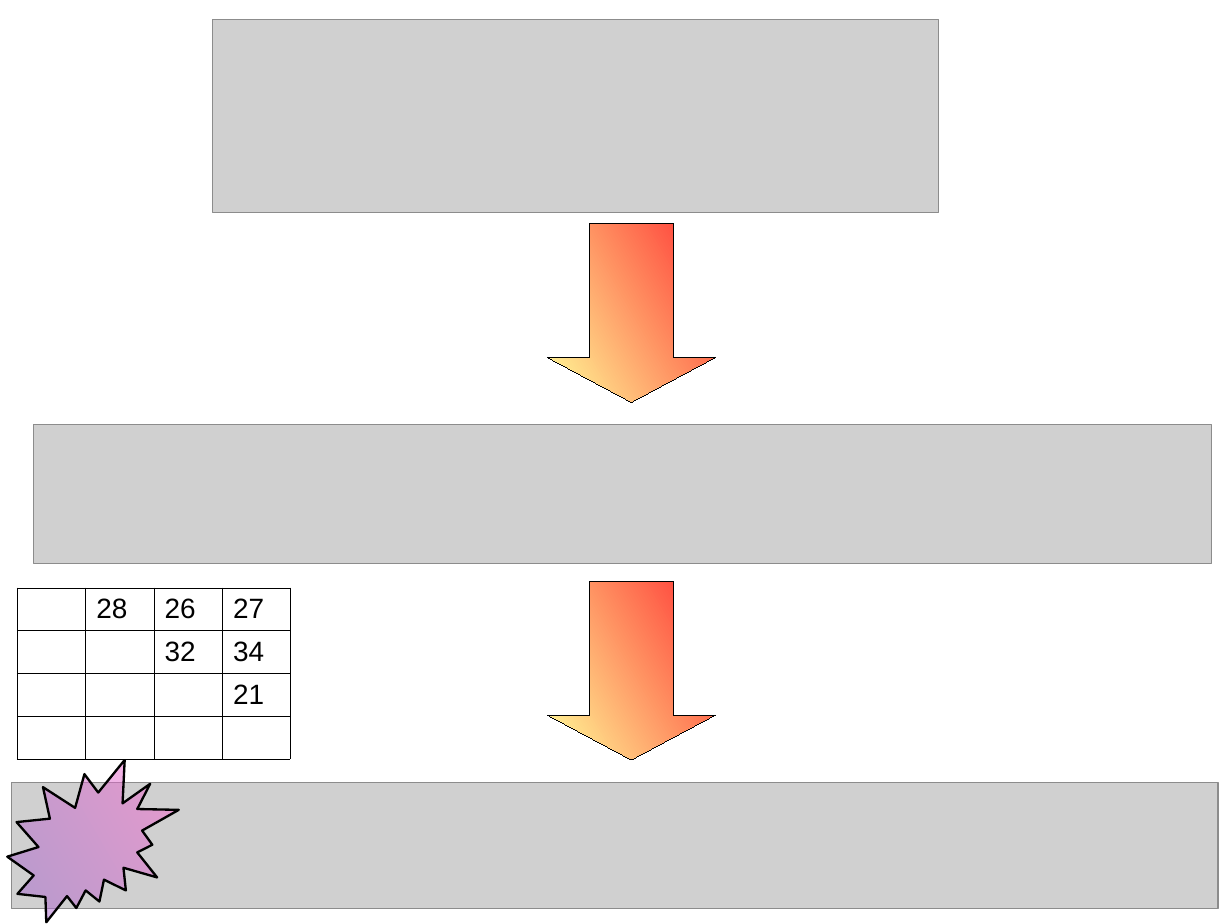
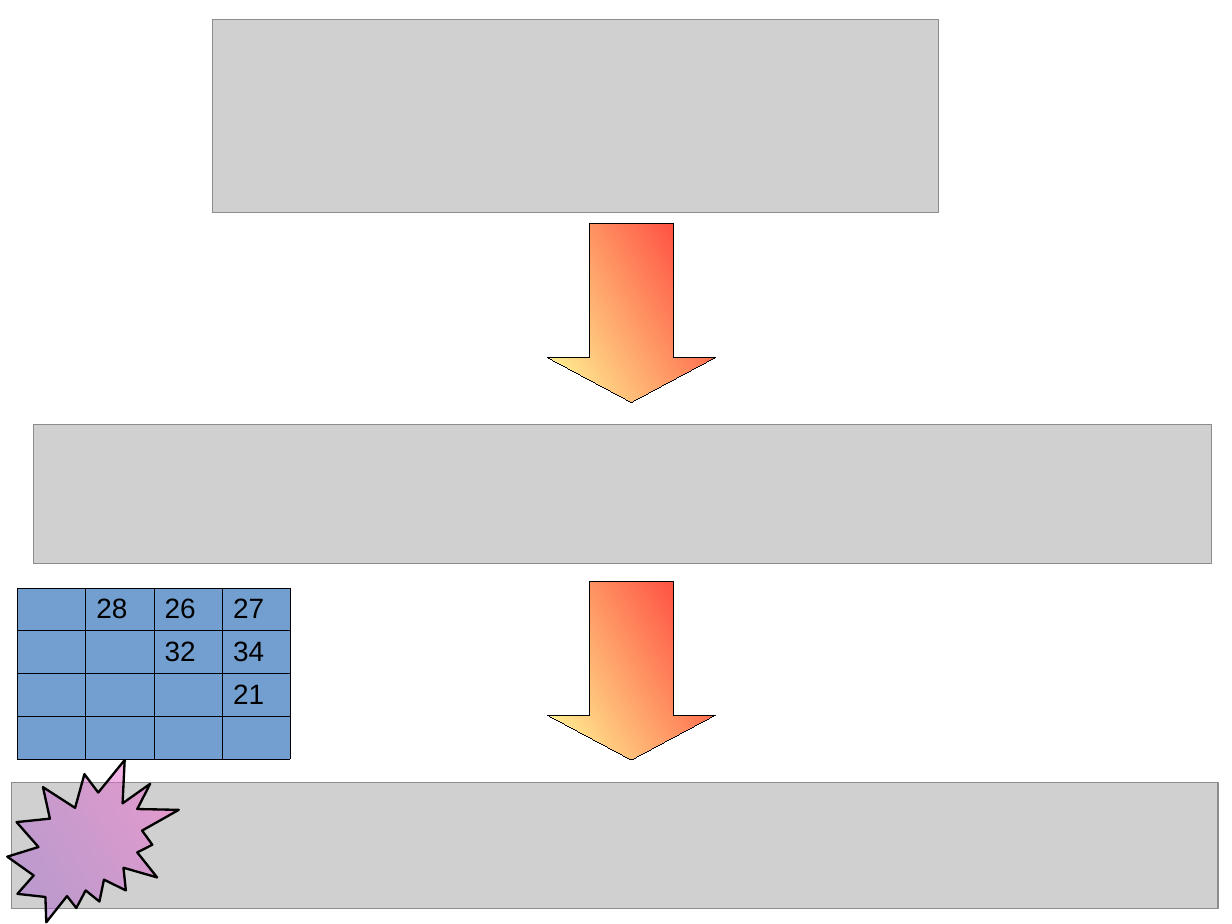
Before and after one commit to richelbilderbeek/tece_logo, a slide deck: slide 11 of presentation.odp. Drawn at 1232x924 pixels with LibreOffice and Linux fonts; fonts in the diff are those of the drawing; grey boxes stand for pictures. Boxes give left, top, right and bottom in pixels: in the first picture for what was removed or moved away, otherwise in the second. Text is boxed around its words. In the diff, an @@ line names an element or a change of style, - is before the commit and + after.

```diff
--- a/presentation.odp
+++ b/presentation.odp
@@ table at [17,588,290,759] @@
@@ fill #FFFFFF to #729FCF in 16 cells @@
```
Also in this commit, not shown: 1 other slide changed, 4 slides added, 1 slide removed, 5 other files.
